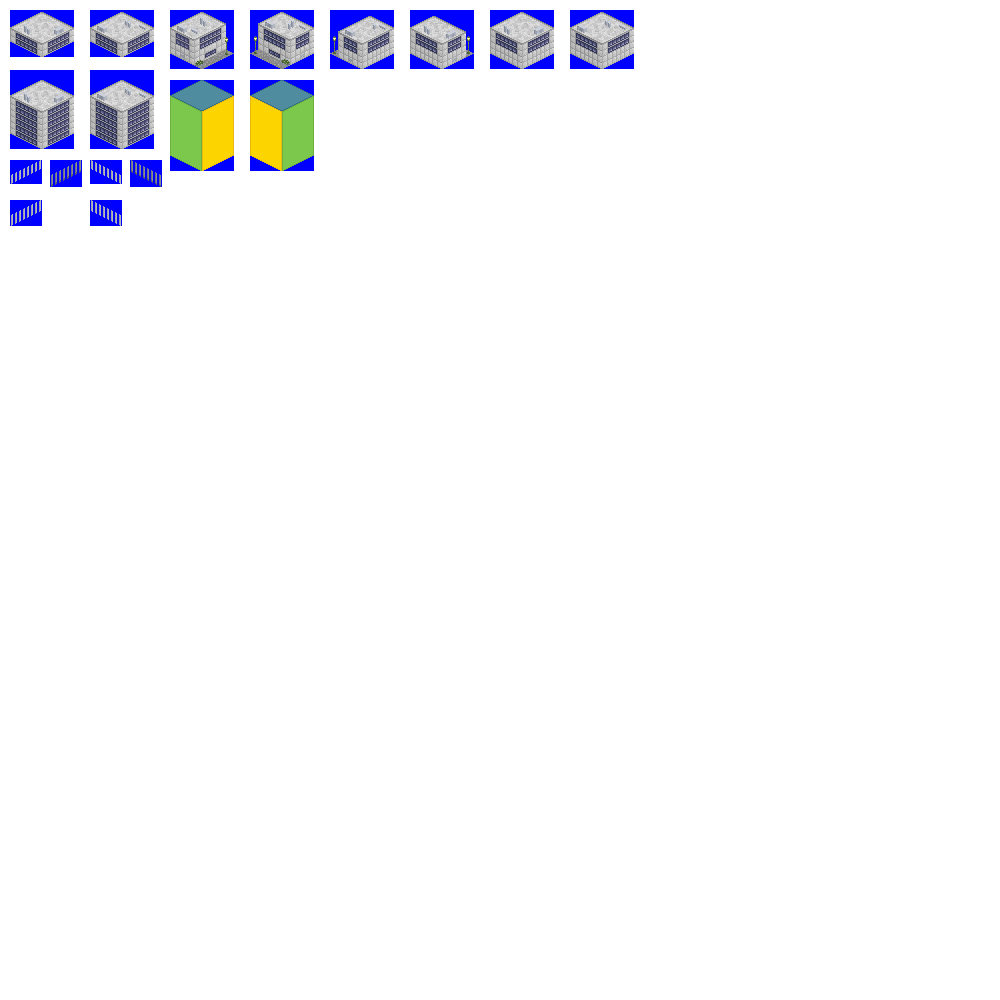
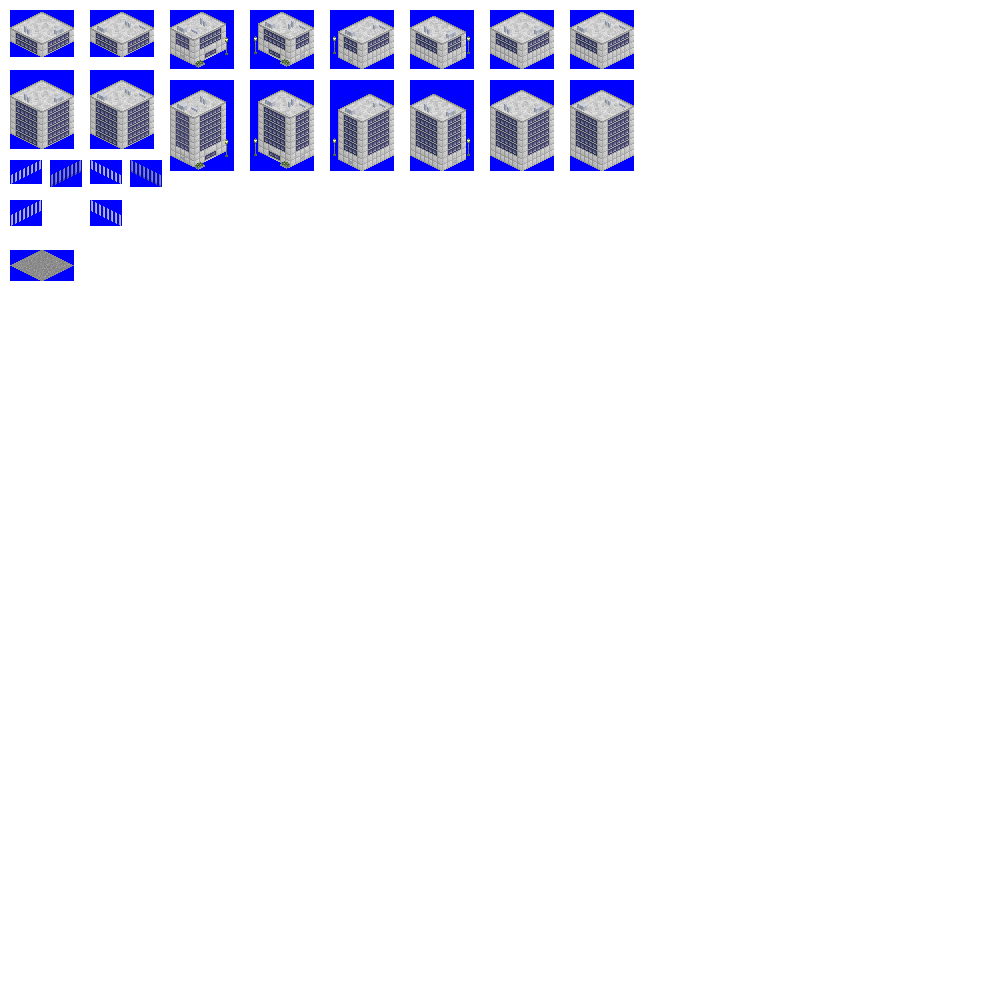
The second 1000x1000 image is a revision of the first. Changes to its layers:
painted on "new_graphic" over [170, 90, 634, 171]
painted on "배경" over [10, 50, 634, 281]
